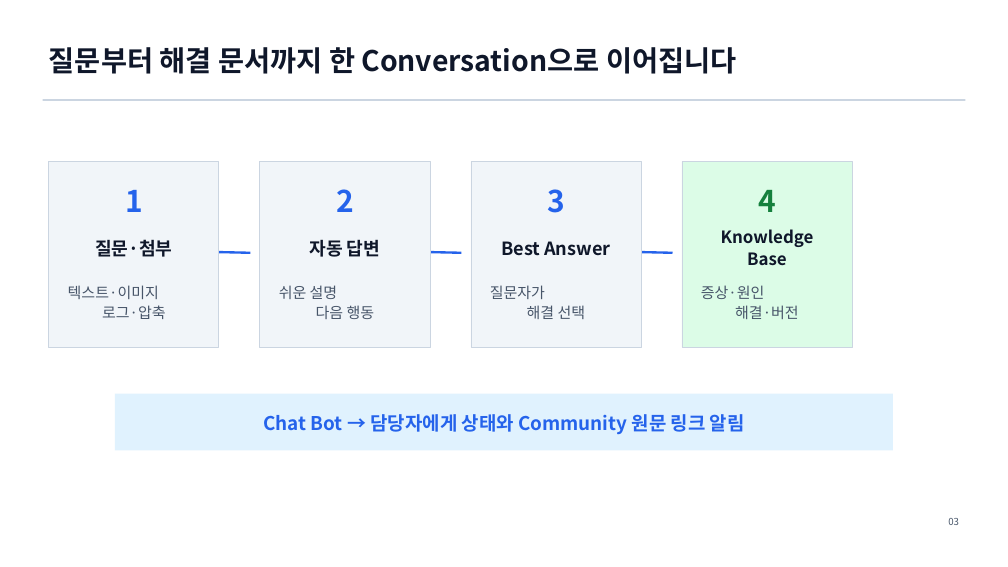
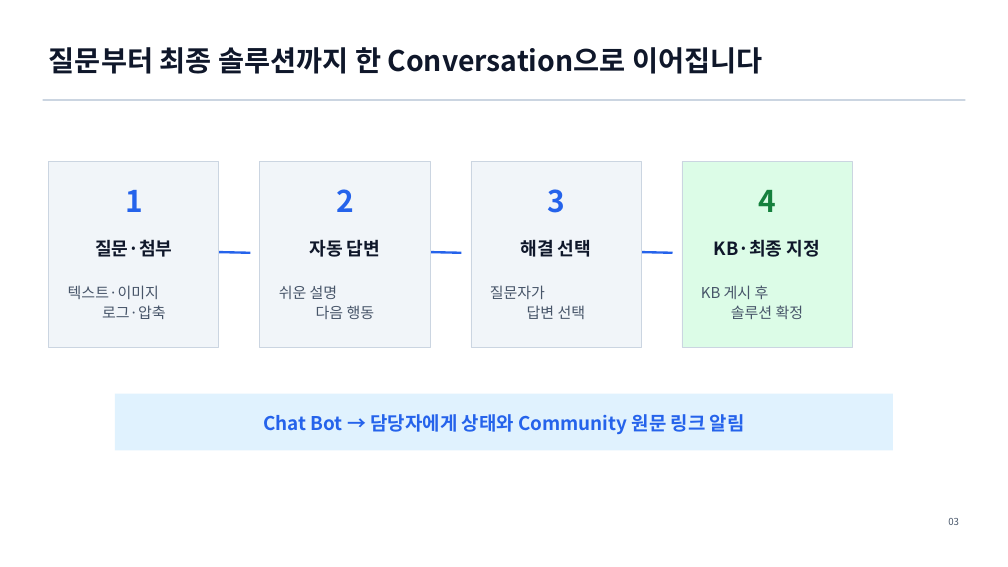
Before and after one commit to dhslove/ablestack-techflow, a slide deck: slide 3 of output/presentation/techflow-community-auto-publish-kb.pptx. Drawn at 1008x567 pixels with LibreOffice and Linux fonts; fonts in the diff are those of the drawing. Boxes give left, top, right and bottom in pixels: in the first picture for what was removed or moved away, otherwise in the second. Text is boxed around its words. In the diff, an @@ line names an element or a change of style, - is before the commit and + after.

Commit message:
feat: Knowledge Base를 최종 솔루션으로 지정

```diff
--- a/output/presentation/techflow-community-auto-publish-kb.pptx
+++ b/output/presentation/techflow-community-auto-publish-kb.pptx
@@ text at box(49, 47, 762, 74): text changed @@
-질문부터 해결 문서까지 한 Conversation으로 이어집니다
+질문부터 최종 솔루션까지 한 Conversation으로 이어집니다
@@ text at box(520, 239, 591, 257): text changed @@
-Best Answer
+해결 선택
@@ text at box(714, 239, 820, 257): text changed; size 16.1 to 17.2 pt @@
-Knowledge Base
+KB·최종 지정
@@ text at box(490, 285, 586, 319): text changed @@
-질문자가
-해결 선택
+질문자가
+답변 선택
@@ text at box(701, 285, 804, 319): text changed @@
-증상·원인
-해결·버전
+KB 게시 후
+솔루션 확정
```
Also in this commit, not shown: 4 other slides changed, 29 other files.
